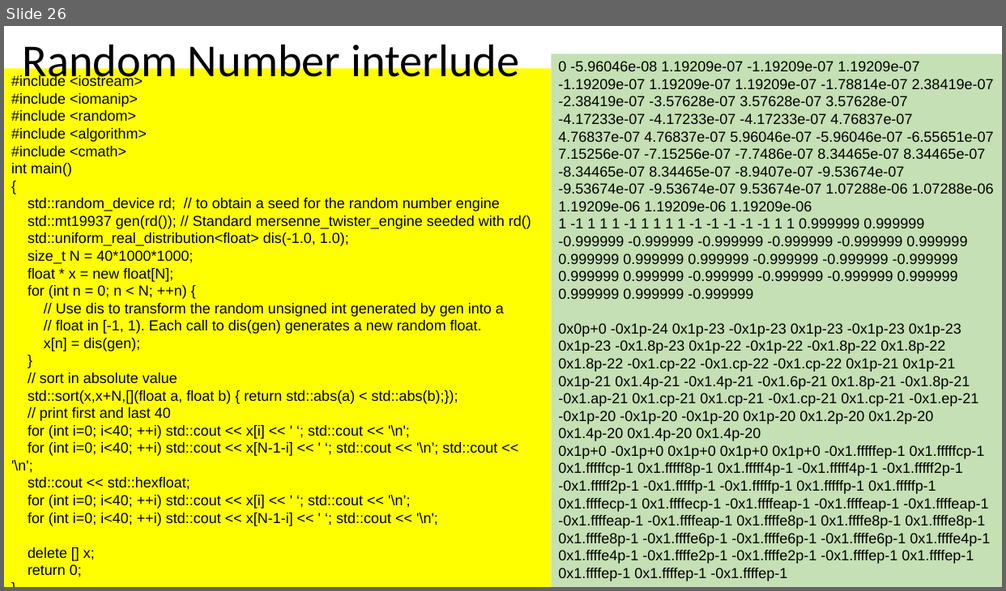
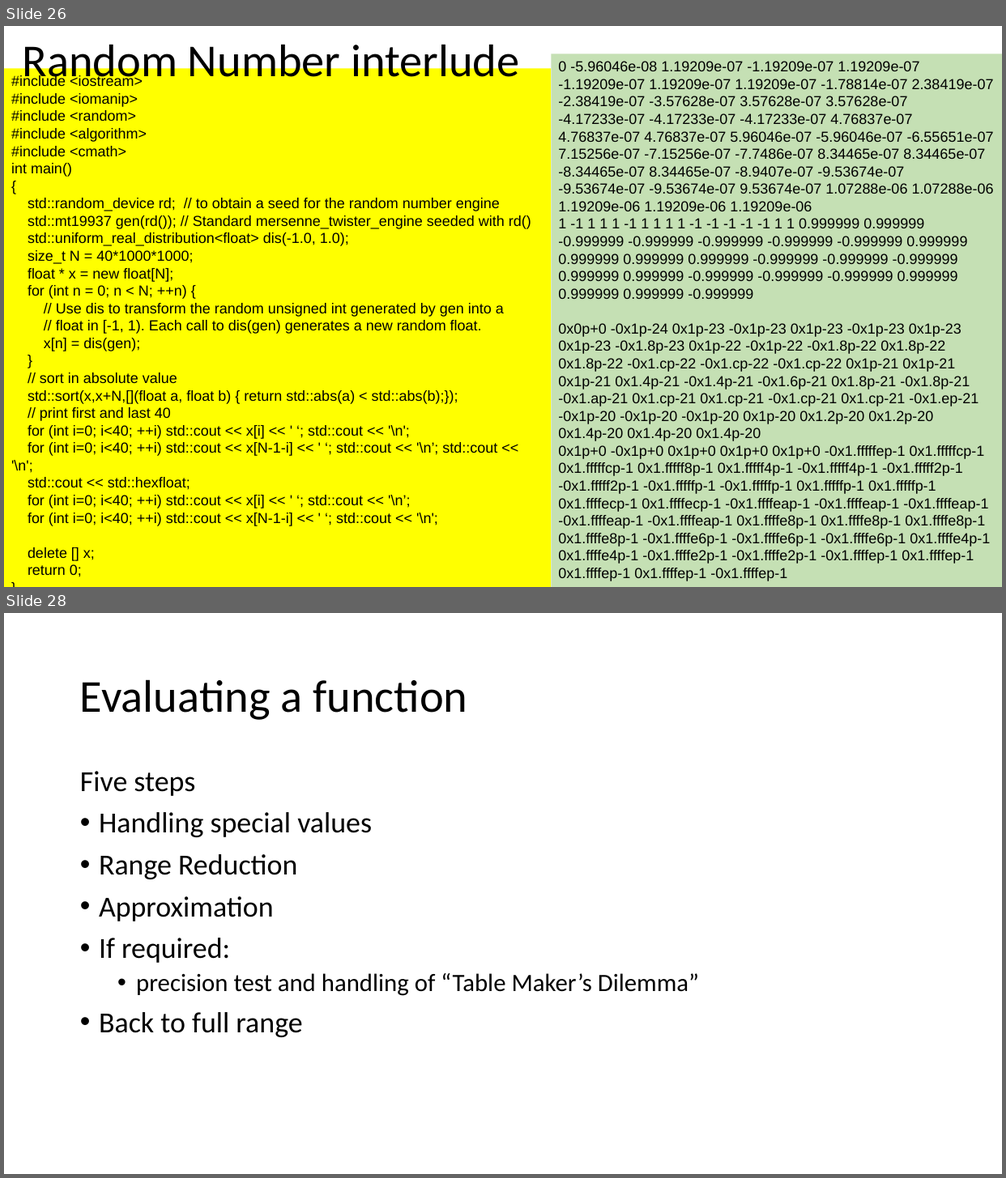
Before and after one commit to VinInn/FPCourse, a slide deck: Slides/FPforScientist.pptx. Shown one above the other, each under a label of ours: slide 26 before the commit, slides 26 and 28 after it; the slides between them are not shown. The pictures are 1006x591 and 1006x1178 pixels, drawn with LibreOffice and Linux fonts; fonts in the diff are those of the drawing. Boxes give left, top, right and bottom in pixels: in the first picture for what was removed or moved away, otherwise in the second. Text is boxed around its words. In the diff, an @@ line names an element or a change of style, - is before the commit and + after.

```diff
--- a/Slides/FPforScientist.pptx
+++ b/Slides/FPforScientist.pptx
@@ slide 28 added at bbox=[4, 613, 1002, 1174], background #FFFFFF @@
@@ title added at bbox=[80, 679, 467, 720], 44 pt, text #000000 @@
+Evaluating a function
@@ text added at bbox=[80, 771, 699, 1037], 28 pt, text #000000 @@
+Five steps
+• Handling special values
+• Range Reduction
+• Approximation
+• If required:
+  • precision test and handling of “Table Maker’s Dilemma”
+• Back to full range
```
Also in this commit, not shown: 1 slide changed, 1 other slide added.
